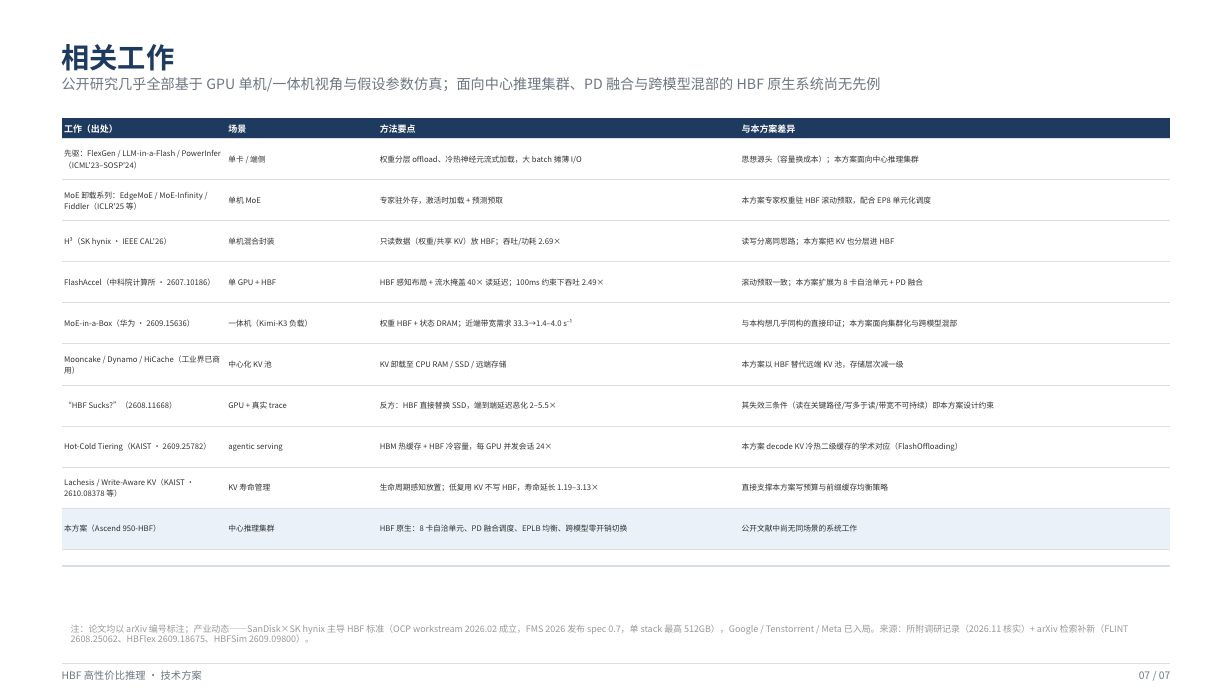
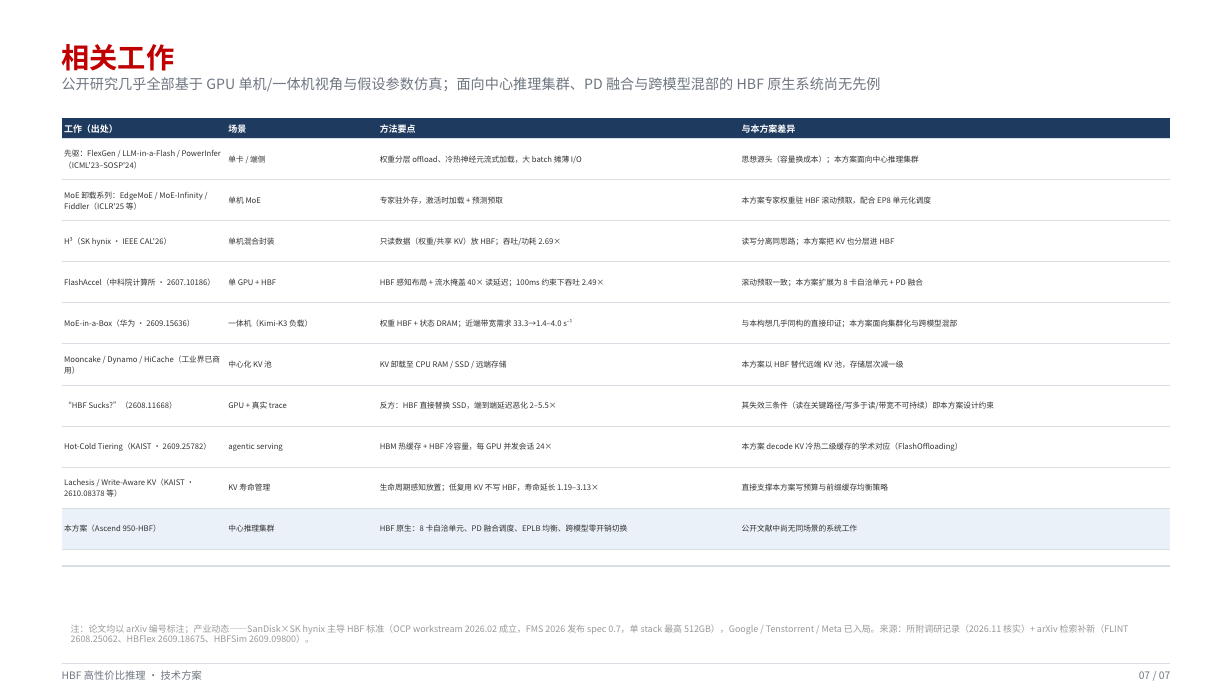
Before and after one commit to xwLearnsLLM/PrefixCacheSurvey, a slide deck: slide 5 of hbf-inference/HBF推理系统构想.pptx. Drawn at 1232x693 pixels with LibreOffice and Linux fonts; fonts in the diff are those of the drawing. Boxes give left, top, right and bottom in pixels: in the first picture for what was removed or moved away, otherwise in the second. Text is boxed around its words. In the diff, an @@ line names an element or a change of style, - is before the commit and + after.

```diff
--- a/hbf-inference/HBF推理系统构想.pptx
+++ b/hbf-inference/HBF推理系统构想.pptx
@@ text "相关工作" at (x1=62, y1=44, x2=175, y2=71): text colour #1F3A5F to #C00000 @@
```
Also in this commit, not shown: 4 other slides changed, 6 slides added, 2 slides removed.
